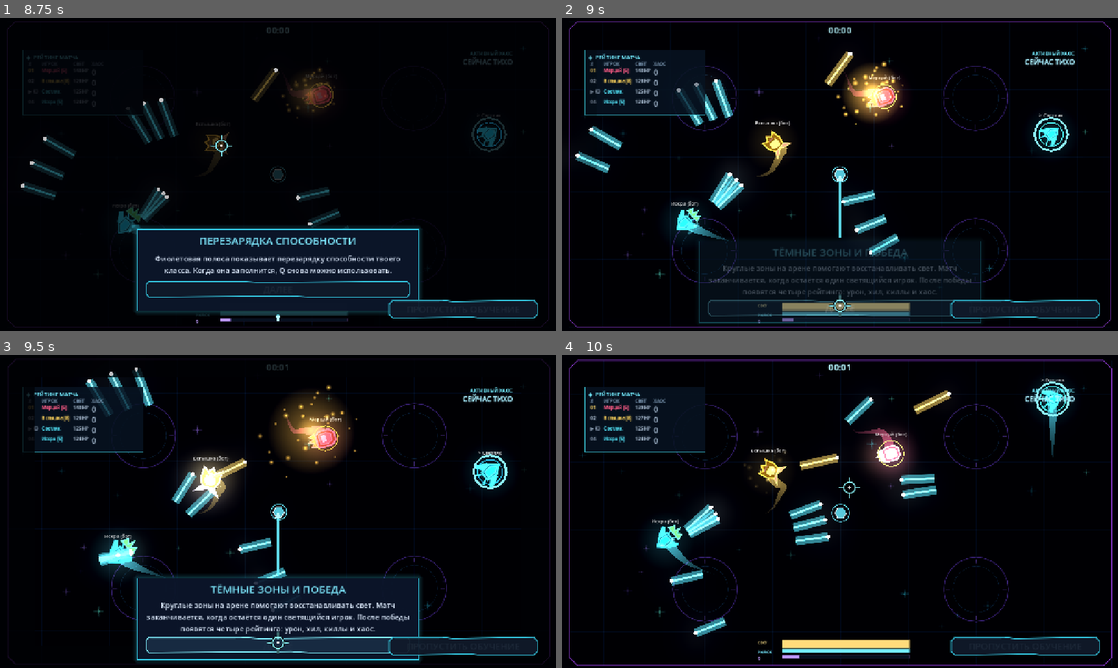
Above: before the commit, frames 1-4 (two rows, left to right).
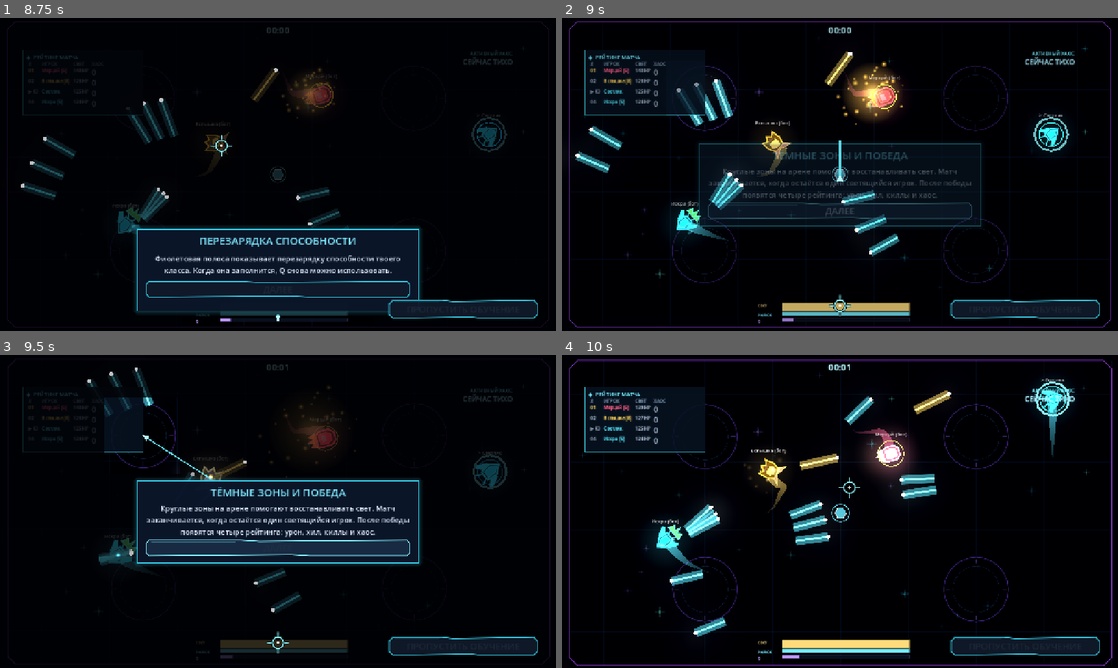
Above: after the commit, the same moments.

Repository: DvoreZZKy/svetobalamut
Game: Godot game, scene res://scenes/menu.tscn
The game is run twice, just before and just after one commit, with the same random seed, the same clock (stepped at 60 frames per second) and the same inputs.
Inputs (mouse positions are in pixels of both pictures, inside the frame that each line leads up to):
- Up to frame 1 (8.75 s): click "Играть одному (с ботами)" at 0.5 s; tap Enter (restart) at 1.25 s; move the mouse to (305, 174) at 1.27 s; hold W (up) 1.28-2 s; tap Q (ability) at 1.35 s; click (305, 174) at 1.42 s; click "ДАЛЕЕ" at 2 s; move the mouse to (250, 174) at 2.77 s; hold W (up) 2.78-4.25 s; tap Space (dash) at 2.85 s; move the mouse to (289, 168) at 3.52 s; press the mouse at (289, 168) at 3.53 s; release the mouse at (289, 168) at 4.25 s; click "ДАЛЕЕ" at 4.25 s; move the mouse to (272, 180) at 5.02 s; hold W (up) 5.03-5.75 s; tap E (possess) at 5.1 s; click (272, 180) at 5.17 s; click "ДАЛЕЕ" at 5.75 s; move the mouse to (316, 177) at 6.52 s; hold W (up) 6.53-7.25 s; tap Shift at 6.6 s; click "ДАЛЕЕ" at 7.25 s; move the mouse to (233, 171) at 8.02 s; hold W (up) from 8.03 s (still down); tap F at 8.1 s
- Up to frame 2 (9 s): release W (up) at 8.75 s; click "ДАЛЕЕ" at 8.75 s
- Up to frame 3 (9.5 s): no input
- Up to frame 4 (10 s): move the mouse to (845, 511) at 9.52 s; hold W (up) from 9.53 s (still down); tap Keypad Enter at 9.6 s; click (845, 511) at 9.67 s

Frame 1 is identical in both runs. In frame 2, 12% of the frame differs, in the area x 6-93%, y 10-98%; in frame 3, 33%, in the area x 6-93%, y 7-99%; in frame 4, nothing differs.

Commit message:
Aim dark-zone tutorial at an actual arena zone circle

Diff:
--- a/scripts/arena_tutorial.gd
+++ b/scripts/arena_tutorial.gd
@@ -416,7 +416,7 @@
 		"timer": return Rect2(Vector2(vp.x - 450, 0), Vector2(450, 115))
 		"score": return Rect2(Vector2(0, 0), Vector2(545, 420))
 		"help": return Rect2(Vector2(vp.x - 525, 0), Vector2(525, 145))
-		"zones": return Rect2(vp * 0.5 - Vector2(560, 310), Vector2(1120, 620))
+		"zones": return Rect2(vp * 0.5 + (Vector2(400, 225) - Vector2(800, 450)) * 0.78 - Vector2(88, 88), Vector2(176, 176))
 		"light": return Rect2(Vector2(vp.x * 0.5 - 190, vp.y - 74), Vector2(360, 30))
 		"dash": return Rect2(Vector2(vp.x * 0.5 - 220, vp.y - 43), Vector2(440, 15))
 		"ability": return Rect2(Vector2(vp.x * 0.5 - 220, vp.y - 29), Vector2(440, 15))
